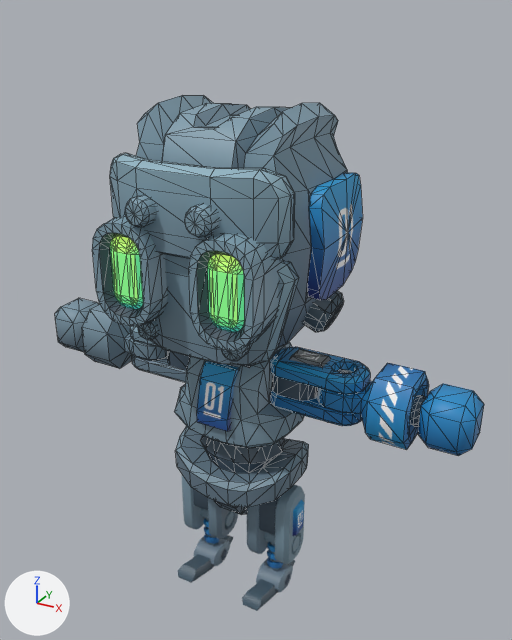
The glTF model assets/bear3.glb, before and after one commit.
Before and after are seen from a 50 mm lens placed at (1.32, -2.28, 2.47), pointed at (0.04, 0.05, 1.3). The lights are fixed; the arrows at lower left show +X, +Y and +Z. The older version comes first. Mesh edges are drawn as thin lines on the coarser meshes. Vertices at exactly the same position are counted once.

Names of what the first picture shows: 'Robot_One_ArmLeft', 'Robot_One_ArmRight', 'Robot_One_Body', 'Robot_One_Head', 'Robot_One_LegLeft', 'Robot_One_LegRight'.
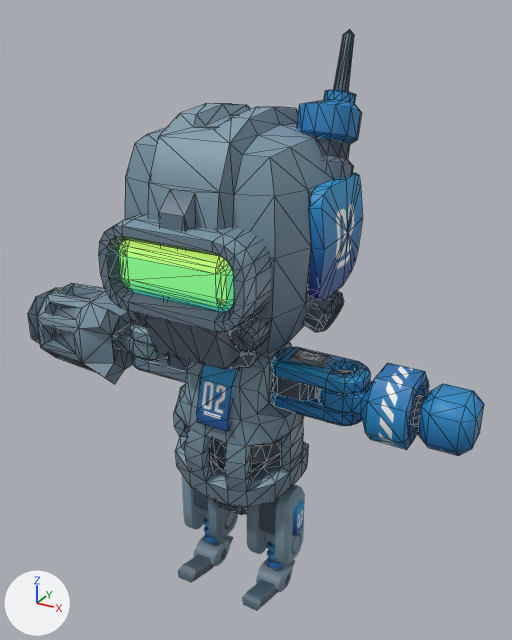
The change, as a diff of the scene's bpy script:
```diff
--- a/assets/bear3.glb.py
+++ b/assets/bear3.glb.py
@@ me_robot_one_body @@
-me_robot_one_body.from_pydata(...)  # 398 vertices, 774 faces; spans x -0.288..0.288, y -0.239..0.226, z 0.397..1.255
+me_robot_one_body.from_pydata(...)  # 430 vertices, 854 faces; spans x -0.3..0.3, y -0.239..0.226, z 0.397..1.255
+# me_robot_one_body part 1: 16 vertices moved from x -0.261..0.261, y -0.193..0.0, z 0.666..0.903 to x -0.243..0.243, y -0.175..0.003, z 0.666..0.903; 32 vertices added at x -0.3..0.3, y -0.237..-0.012, z 0.719..0.871
+# me_robot_one_body part 2: 28 kept faces spanning x -0.071..0.071, y -0.239..0.222, z 0.93..1.183 get new texture (UV) coordinates
 me_robot_one_body.materials.append(mat_robot)
@@ me_robot_one_head @@
-me_robot_one_head.from_pydata(...)  # 959 vertices, 1818 faces; spans x -0.426..0.437, y -0.489..0.387, z 1.216..2.174
+me_robot_one_head.from_pydata(...)  # 693 vertices, 1322 faces; spans x -0.426..0.437, y -0.482..0.387, z 1.216..2.404
+# me_robot_one_head part 3: the loose piece of 37 vertices spanning x -0.426..-0.227, y -0.088..0.088, z 1.345..1.557 is copied, and the copy is multiplied about its middle by the matrix ((0.0, 0.697, 0.0), (0.68, 0.0, 0.156), (-0.156, 0.0, 0.68)), then moved by (0.548, -0.325, -0.005); it spans x 0.161..0.283, y -0.389..-0.266, z 1.376..1.513
+# me_robot_one_head part 4: the loose piece of 37 vertices spanning x 0.227..0.426, y -0.088..0.088, z 1.345..1.557 is copied, and the copy is multiplied about its middle by the matrix ((0.0, -0.697, 0.0), (-0.68, 0.0, 0.156), (0.156, 0.0, 0.68)), then moved by (-0.548, -0.325, -0.005); it spans x -0.283..-0.161, y -0.389..-0.266, z 1.376..1.513
+# me_robot_one_head part 5: a new loose piece of 148 vertices spanning x -0.298..0.298, y -0.482..-0.194, z 1.489..1.812
+# me_robot_one_head part 6: a new loose piece of 121 vertices spanning x 0.185..0.409, y -0.05..0.239, z 1.846..2.404, in mat_robot (picture img_robot_texture)
+# me_robot_one_head part 7: the loose piece of 37 vertices spanning x 0.068..0.168, y -0.489..-0.338, z 1.805..1.906 is deleted
+# me_robot_one_head part 8: the loose piece of 37 vertices spanning x 0.141..0.223, y -0.397..-0.273, z 1.343..1.426 is deleted
+# me_robot_one_head part 9: the loose piece of 37 vertices spanning x -0.169..-0.069, y -0.489..-0.338, z 1.805..1.906 is deleted
+# me_robot_one_head part 10: the loose piece of 37 vertices spanning x -0.223..-0.141, y -0.397..-0.273, z 1.343..1.426 is deleted
+# me_robot_one_head part 11: 44 vertices moved from x -0.309..0.309, y -0.356..-0.223, z 1.28..2.099 to x -0.309..0.309, y -0.444..-0.272, z 1.28..2.076; 464 vertices removed from x -0.357..0.356, y -0.478..0.243, z 1.301..2.174; 4 vertices added at x -0.162..0.266, y -0.321..-0.266, z 1.917..2.038
+# me_robot_one_head part 12: 64 kept faces spanning x 0.358..0.437, y -0.181..0.18, z 1.529..1.932 get new texture (UV) coordinates
+# other edits to the shape of me_robot_one_head do not show in these pictures
 me_robot_one_head.materials.append(mat_robot)
@@ ob_robot_one_armright @@
-ob_robot_one_armright = bpy.data.objects.new('Robot_One_ArmRight', me_robot_one_armright)
@@ ob_robot_two_armright @@
+ob_robot_two_armright = bpy.data.objects.new('Robot_Two_ArmRight', me_robot_two_armright)  # 336 vertices, 658 faces; spans x -1.085..-0.15, y -0.184..0.186, z 0.924..1.29; in mat_robot (picture img_robot_texture)
+ob_robot_two_armright.location = (0.0, 0.0, 0.0)
```

What differs and where, as boxes [x1, y1, x2, y2] in the pictures (512 x 640 px):
'Robot_One_Head', reshaped (25% taller): before [92, 95, 363, 368]; after [99, 29, 363, 370]
'Robot_Two_ArmRight', added (blue): after [28, 283, 189, 384]
'Robot_One_ArmRight', deleted (blue): before [55, 298, 191, 383]
part 1 of me_robot_one_body, built on: before [176, 426, 302, 492]; after [174, 410, 303, 492]
part 2 of me_robot_one_body, surface changed: [197, 364, 239, 423] in both
part 3 of me_robot_one_head, added (blue): after [229, 317, 269, 352]
part 4 of me_robot_one_head, added (mostly hidden): after [127, 311, 147, 327]
part 5 of me_robot_one_head, added: after [99, 213, 271, 332]
part 6 of me_robot_one_head, added (blue): after [296, 29, 362, 180]
part 7 of me_robot_one_head, deleted (blue): before [185, 204, 219, 238]
part 8 of me_robot_one_head, deleted: before [222, 345, 249, 361]
part 9 of me_robot_one_head, deleted (blue): before [124, 195, 156, 227]
part 10 of me_robot_one_head, deleted: before [138, 320, 158, 340]
part 11 of me_robot_one_head, reshaped: before [92, 95, 338, 368]; after [125, 114, 311, 370]
part 12 of me_robot_one_head, surface changed: [310, 173, 358, 293] in both
